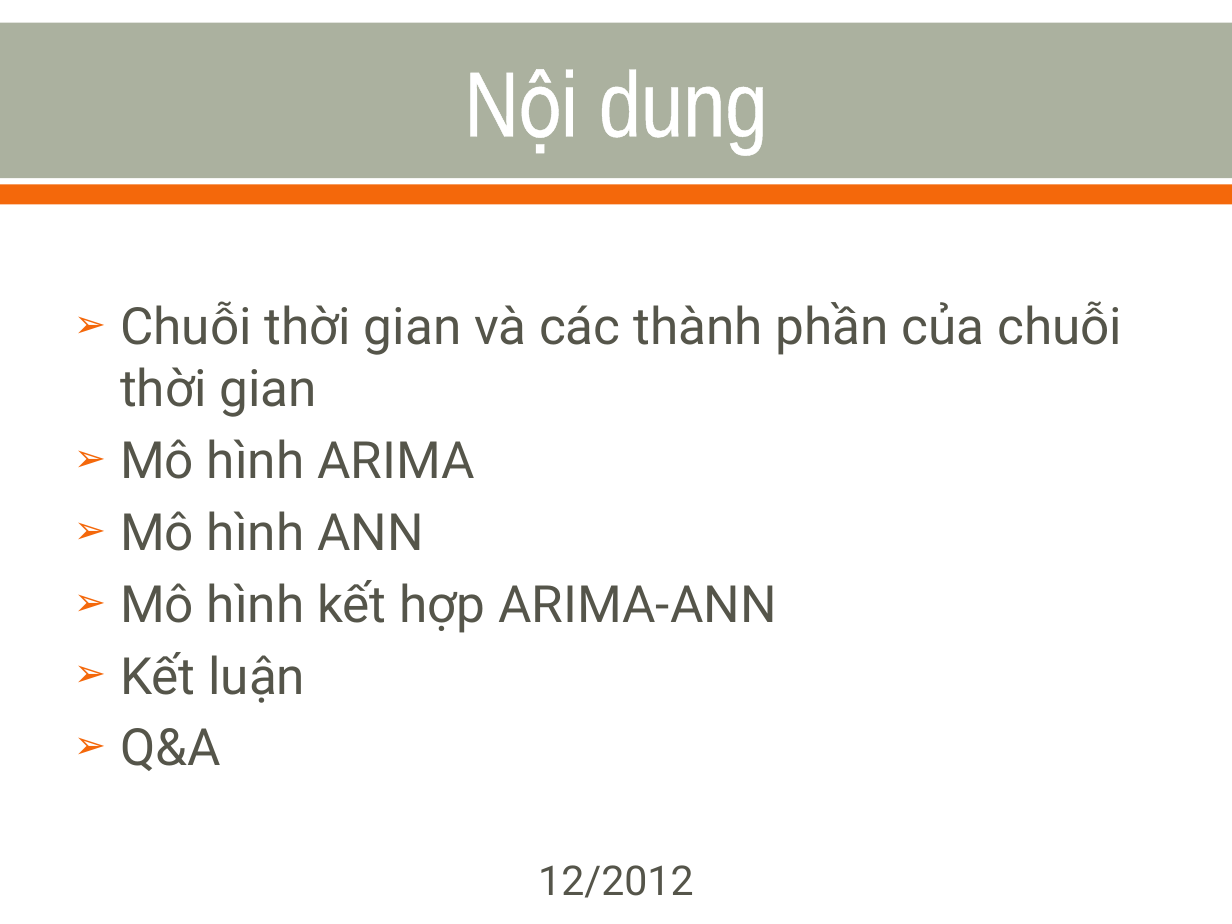
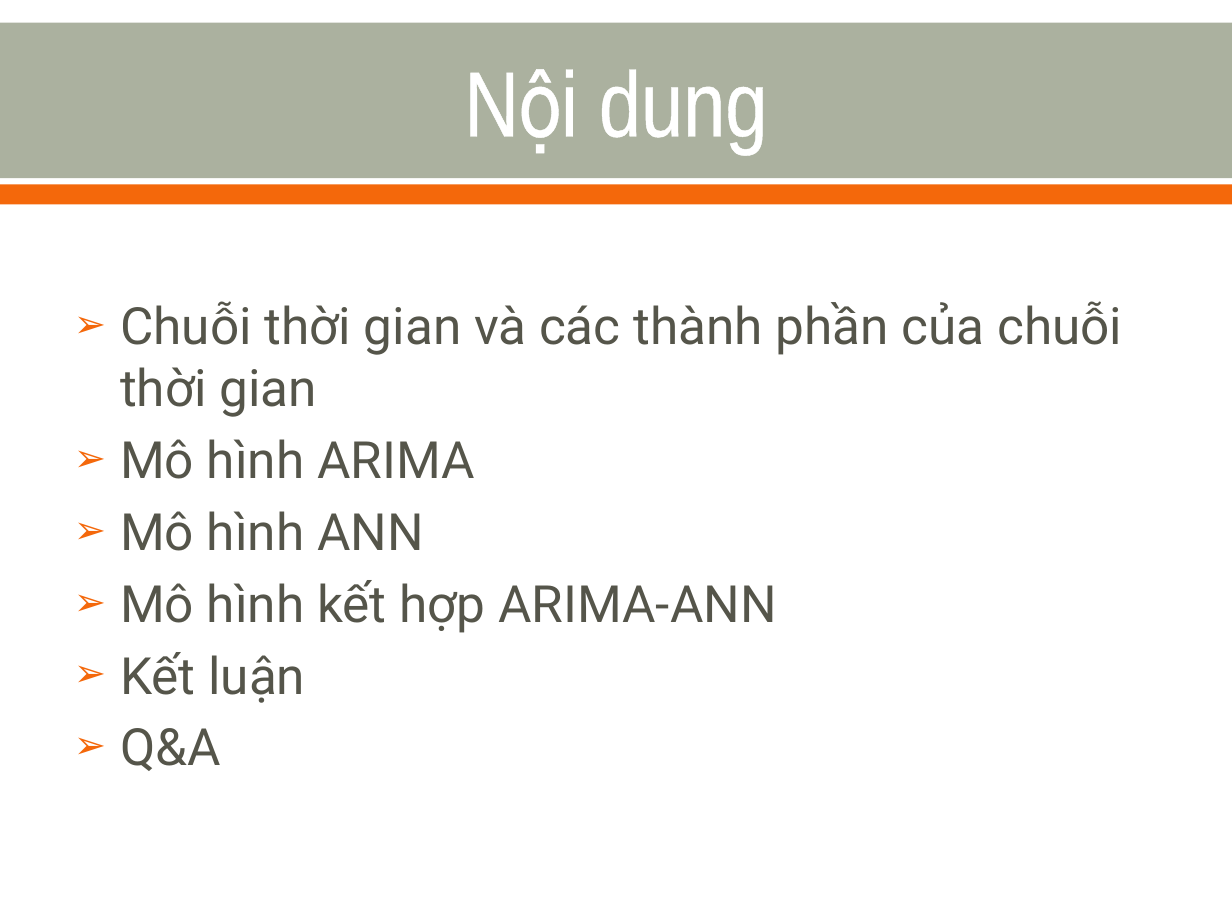
Before and after one commit to nvtthai/forecast-time-series, a slide deck: slide 2 of Report/Presentation.ppt. Drawn at 1232x924 pixels with LibreOffice and Linux fonts; fonts in the diff are those of the drawing. Boxes give left, top, right and bottom in pixels: in the first picture for what was removed or moved away, otherwise in the second. Text is boxed around its words. In the diff, an @@ line names an element or a change of style, - is before the commit and + after.

```diff
--- a/Report/Presentation.ppt
+++ b/Report/Presentation.ppt
@@ text removed at box(538, 865, 693, 898) @@
-12/2012
```
Also in this commit, not shown: 6 other slides changed, 7 slides added, 1 slide removed.
